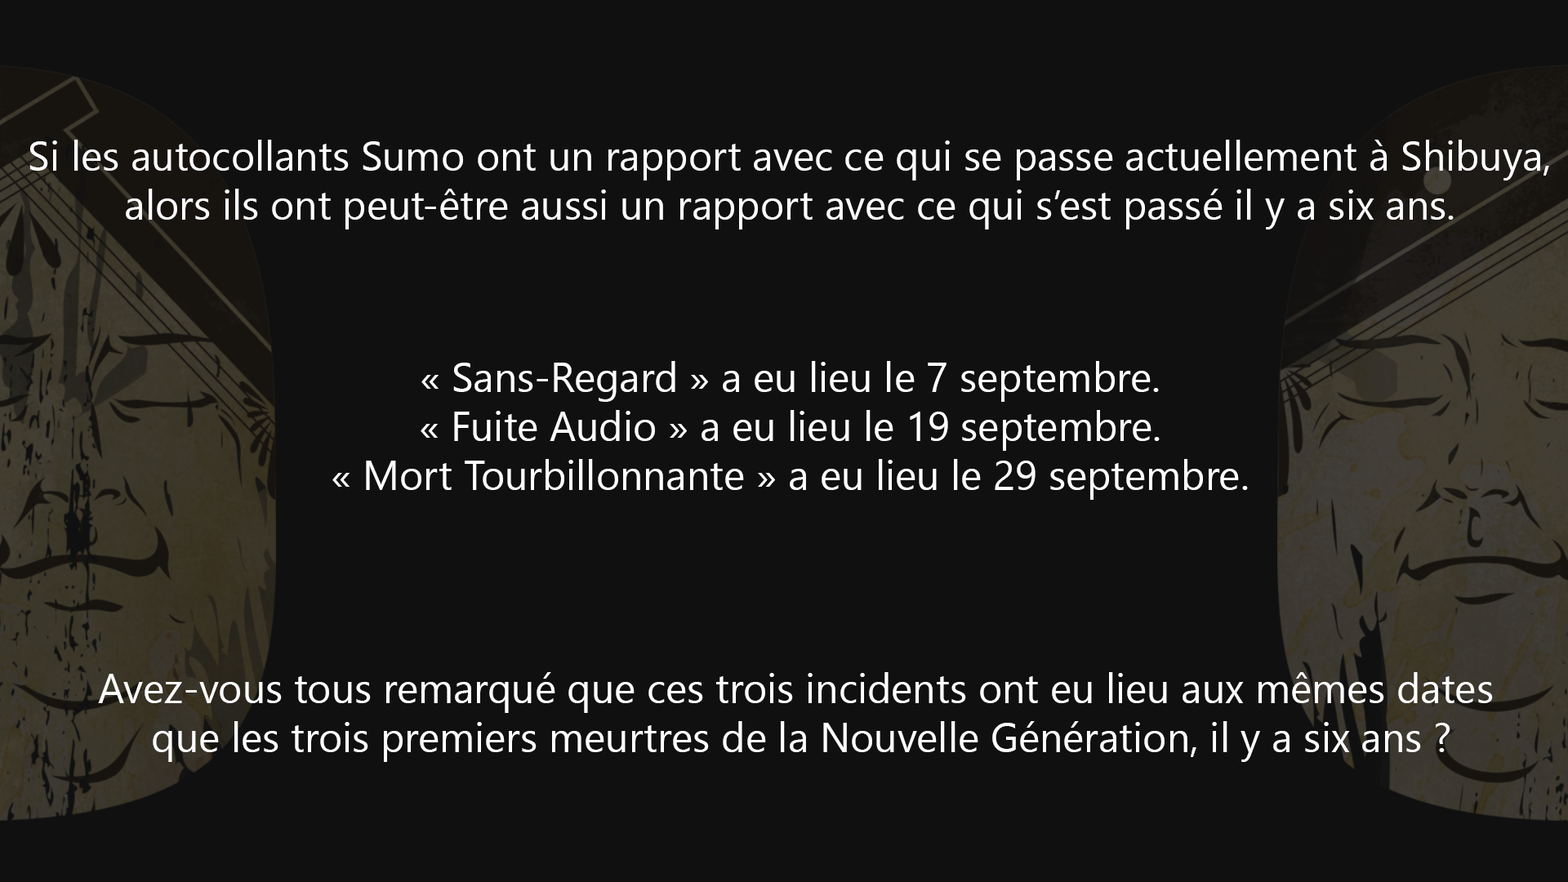
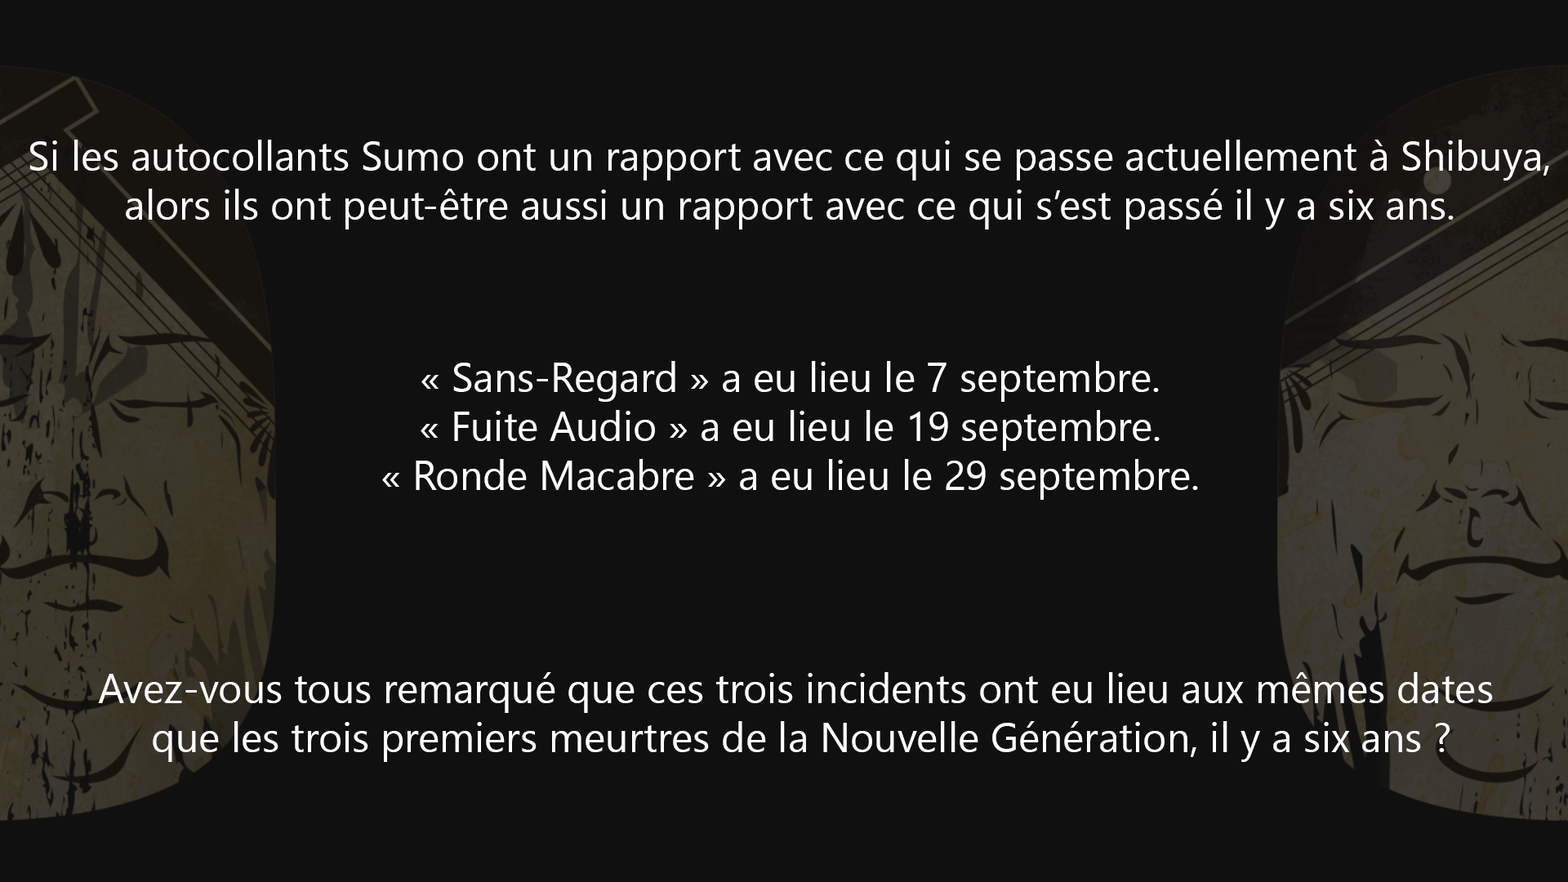
Layered file, before and after one edit (w=1568, h=882). Changes by layer:
painted on "« Sans-Regard » a eu lieu le 7 septembre. « Fuite Audio » a" over (x1=332, y1=458, x2=1248, y2=500)